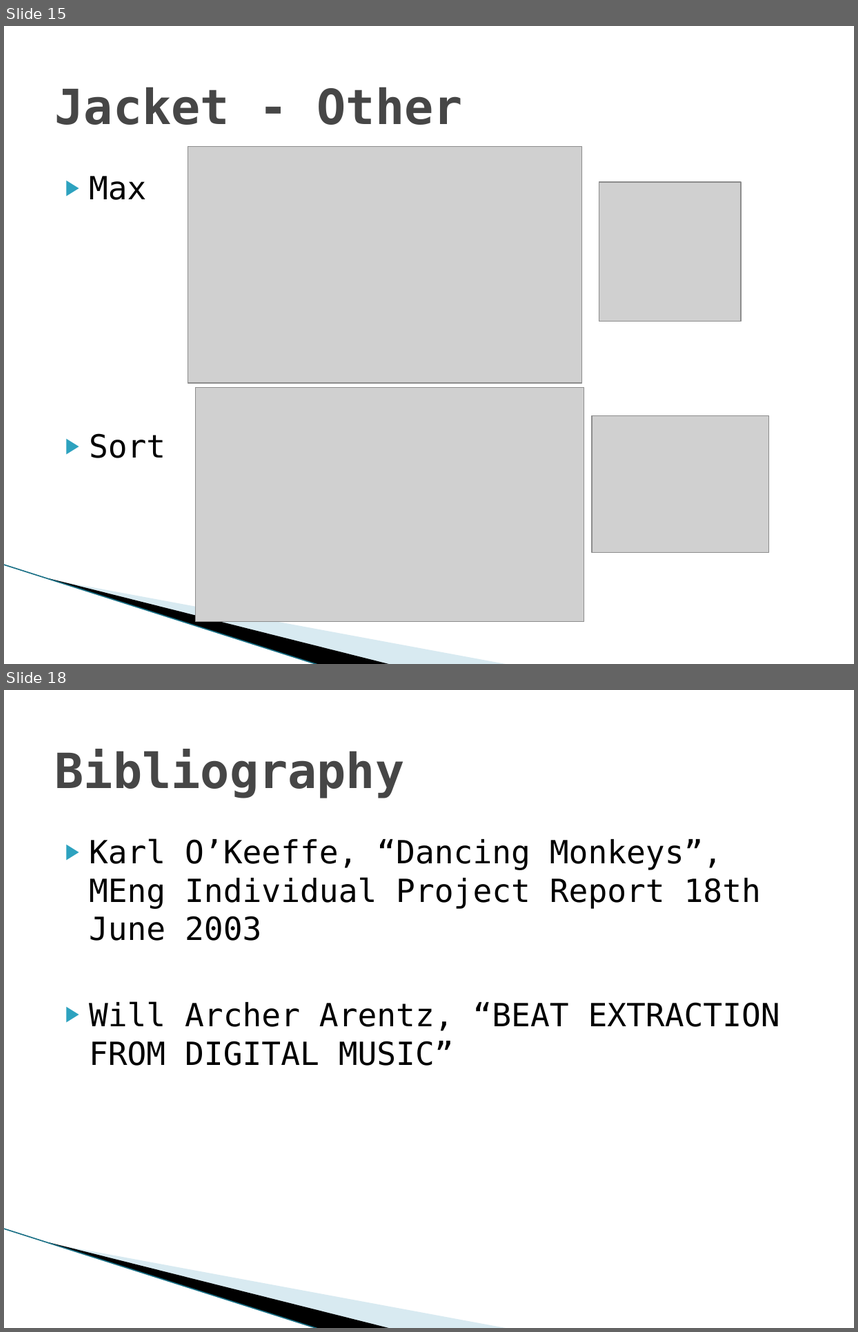
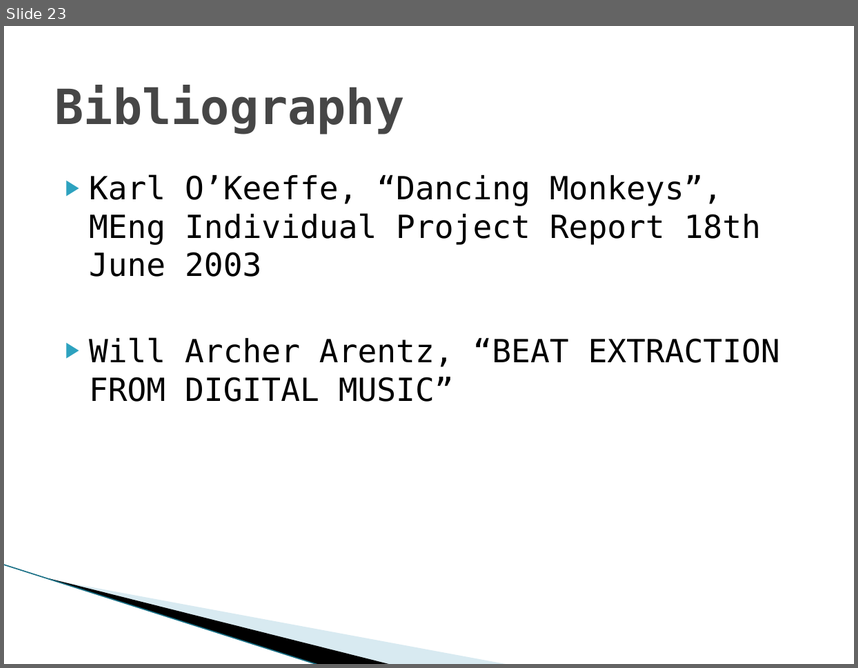
Before and after one commit to Keripo/DancingMonkeysAccelerated, a slide deck: final/presentation.pptx. Shown one above the other, each under a label of ours: slides 15 and 18 before the commit, slide 23 after it; the slides between them are not shown. The pictures are 858x1332 and 858x668 pixels, drawn with LibreOffice and Linux fonts; fonts in the diff are those of the drawing; grey boxes stand for pictures; background and template pictures are left out. Boxes give left, top, right and bottom in pixels: in the first picture for what was removed or moved away, otherwise in the second. Text is boxed around its words. In the diff, an @@ line names an element or a change of style, - is before the commit and + after.

```diff
--- a/final/presentation.pptx
+++ b/final/presentation.pptx
@@ slide 15 removed at box(4, 26, 854, 664), background #FFFFFF; not listed: 3 template elements that a slide beside it also shows @@
@@ title removed at box(55, 87, 463, 125) @@
-Jacket - Other
@@ picture removed at box(188, 147, 582, 383) @@
@@ text removed at box(89, 176, 165, 458) @@
-▶ Max
-▶ Sort
@@ picture removed at box(599, 181, 741, 321) @@
@@ picture removed at box(195, 388, 584, 621) @@
@@ picture removed at box(593, 415, 769, 552) @@
@@ what was slide 18 is now slide 23 @@
```
Also in this commit, not shown: 6 slides changed, 11 slides added, 5 other slides removed.
